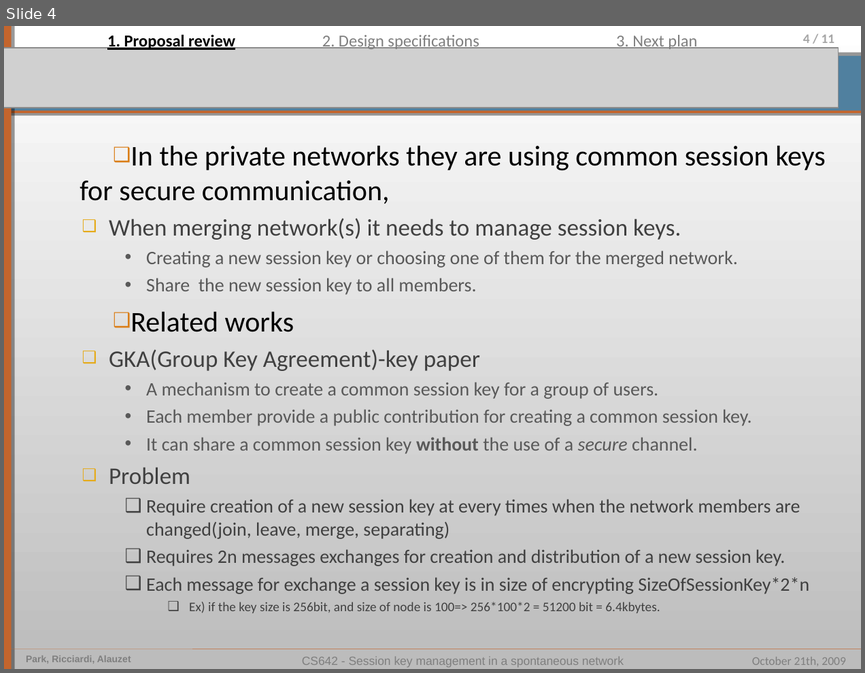
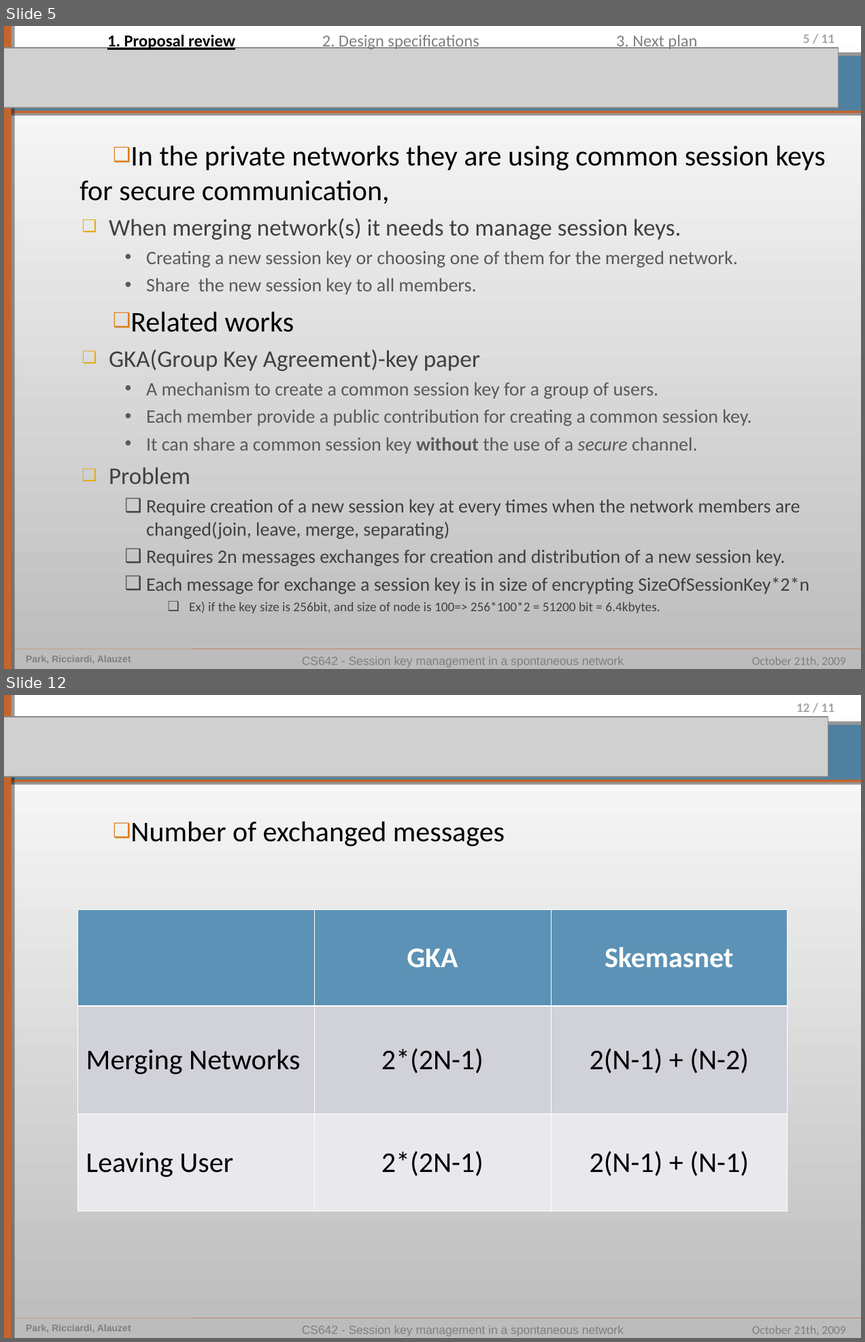
Before and after one commit to pierrealauzet/skemasnet, a slide deck: 3_design/CS462_Skemasnet_design.ppt. Shown one above the other, each under a label of ours: slide 4 before the commit, slides 5 and 12 after it; the slides between them are not shown. The pictures are 865x673 and 865x1342 pixels, drawn with LibreOffice and Linux fonts; fonts in the diff are those of the drawing; grey boxes stand for pictures. Boxes give left, top, right and bottom in pixels: in the first picture for what was removed or moved away, otherwise in the second. Text is boxed around its words. In the diff, an @@ line names an element or a change of style, - is before the commit and + after.

```diff
--- a/3_design/CS462_Skemasnet_design.ppt
+++ b/3_design/CS462_Skemasnet_design.ppt
@@ slide 12 added at <box>4,695,861,1338</box>, background gradient #BCBCBC to #FFFFFF; not listed: 9 template elements that a slide beside it also shows @@
@@ picture added at <box>4,717,828,777</box> @@
@@ text added at <box>130,821,504,847</box>, 24 pt, text #000000 @@
+❑ Number of exchanged messages
@@ table added at <box>77,909,787,1211</box>, 3 rows, 3 columns @@
+ | GKA | Skemasnet
+Merging Networks | 2*(2N-1) | 2(N-1) + (N-2)
+Leaving User | 2*(2N-1) | 2(N-1) + (N-1)
@@ what was slide 4 is now slide 5 @@
@@ page number at <box>803,34,835,43</box>: text changed @@
-4 / 11
+5 / 11
```
Also in this commit, not shown: 3 slides changed, 9 other slides added, 2 slides removed, 1 other file.
